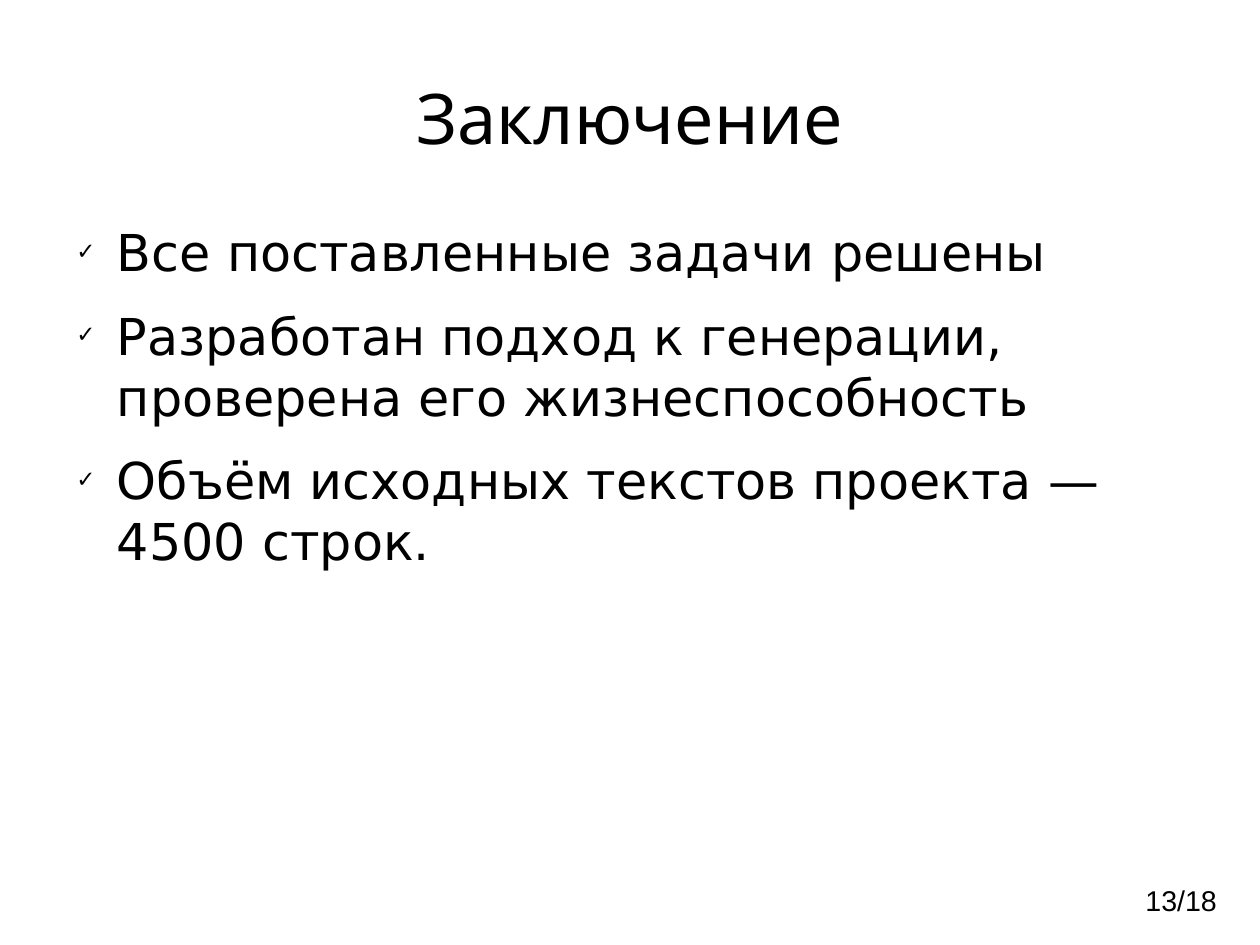
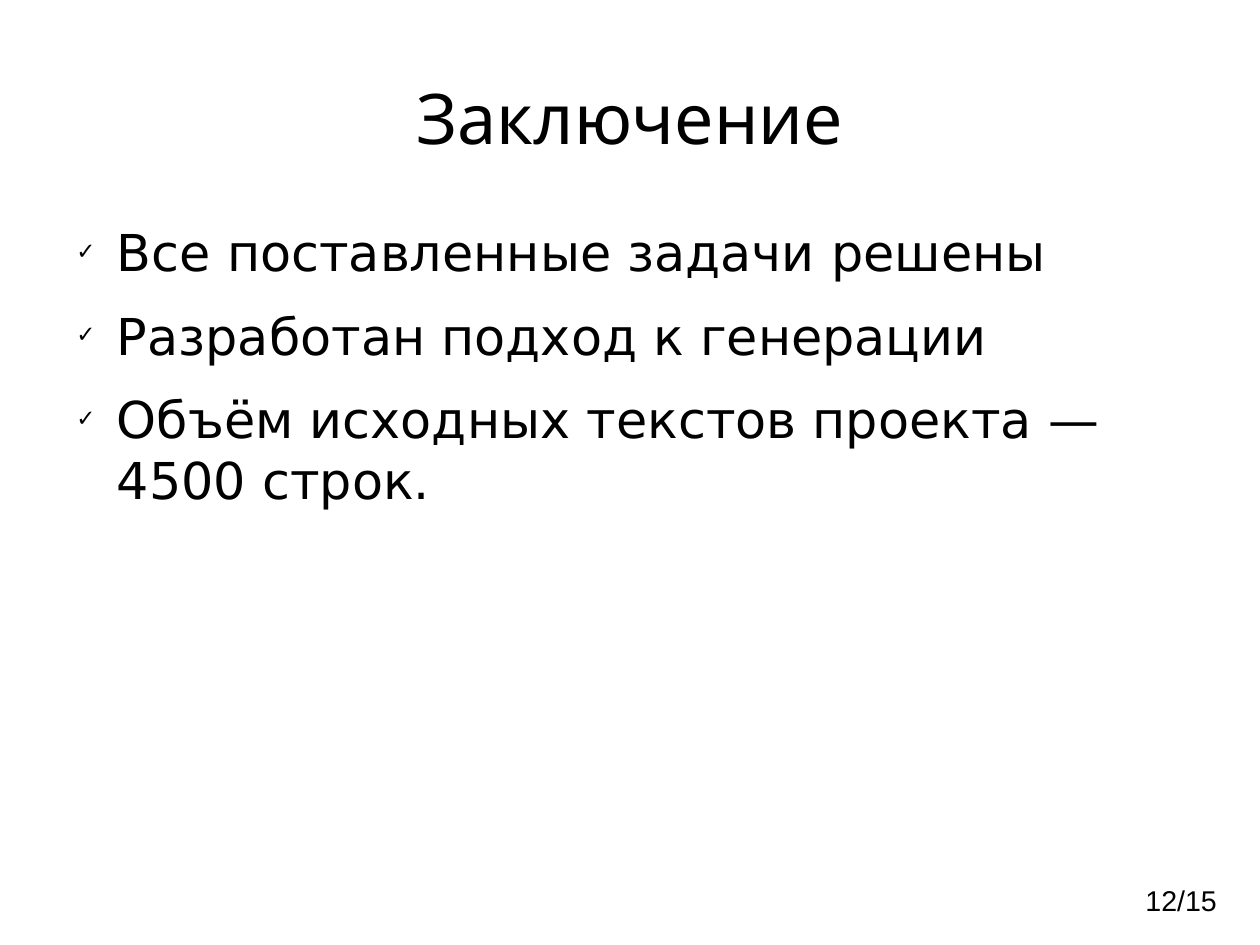
Before and after one commit to vinni-au/l-gen, a slide deck: slide 12 of Презентация.odp (slide 13 before the commit). Drawn at 1260x945 pixels with LibreOffice and Linux fonts; fonts in the diff are those of the drawing. Boxes give left, top, right and bottom in pixels: in the first picture for what was removed or moved away, otherwise in the second. Text is boxed around its words. In the diff, an @@ line names an element or a change of style, - is before the commit and + after.

```diff
--- a/Презентация.odp
+++ b/Презентация.odp
@@ text at (117,315,986,366): text changed @@
-✓ Разработан подход к генерации, проверена его жизнеспособность
+✓ Разработан подход к генерации
@@ page number at (1145,890,1216,912): text changed @@
-13/18
+12/15
```
Also in this commit, not shown: 2 other slides changed, 2 slides added, 5 slides removed, 2 other files.
